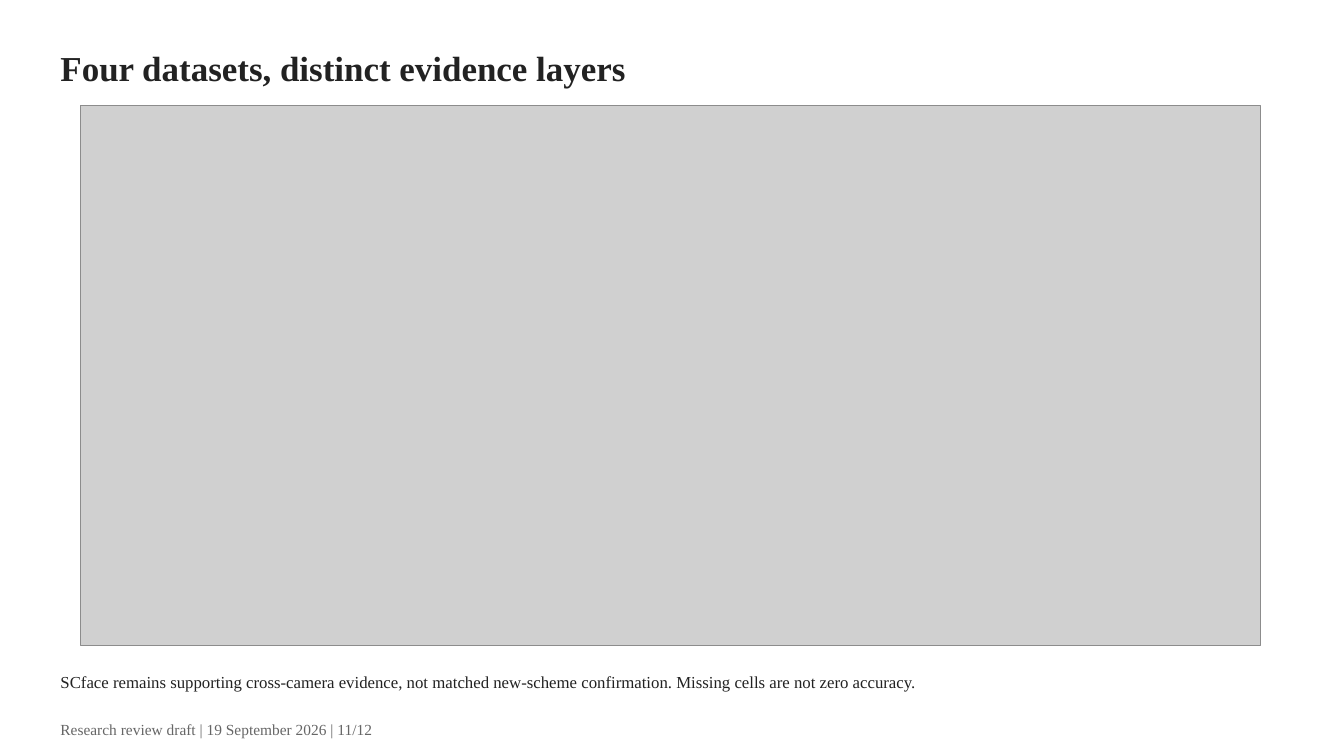
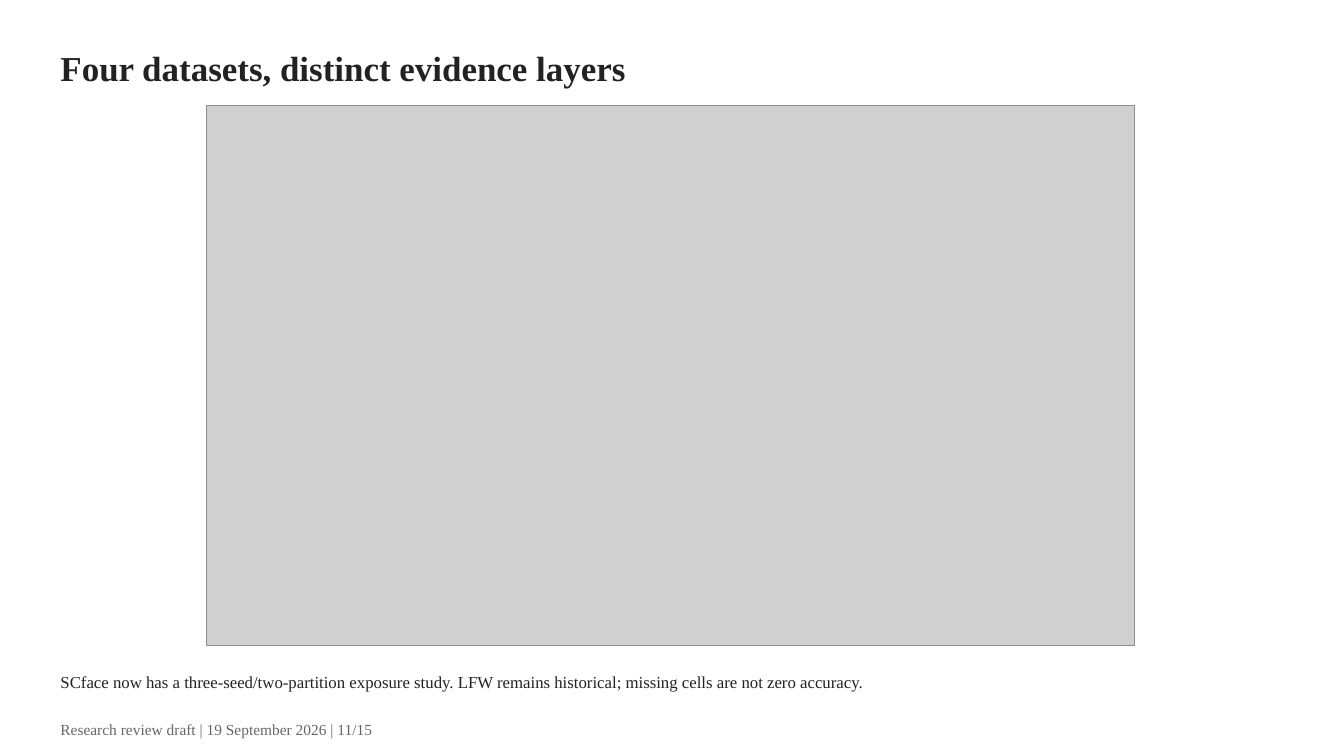
Before and after one commit to gigioneggiando/biometric-template-leakage, a slide deck: slide 11 of reports/slides/research_review.pptx. Drawn at 1344x756 pixels with LibreOffice and Linux fonts; fonts in the diff are those of the drawing; grey boxes stand for pictures. Boxes give left, top, right and bottom in pixels: in the first picture for what was removed or moved away, otherwise in the second. Text is boxed around its words. In the diff, an @@ line names an element or a change of style, - is before the commit and + after.

```diff
--- a/reports/slides/research_review.pptx
+++ b/reports/slides/research_review.pptx
@@ picture: place and size @@
-picture at bbox=[81, 106, 1260, 645]
+picture at bbox=[207, 106, 1135, 645]
@@ text at bbox=[60, 676, 863, 692]: text changed @@
-SCface remains supporting cross-camera evidence, not matched new-scheme confirmation. Missing cells are not zero accuracy.
+SCface now has a three-seed/two-partition exposure study. LFW remains historical; missing cells are not zero accuracy.
@@ text at bbox=[60, 724, 372, 739]: text changed @@
-Research review draft | 19 September 2026 | 11/12
+Research review draft | 19 September 2026 | 11/15
```
Also in this commit, not shown: 11 other slides changed, 3 slides added, 26 other files.
